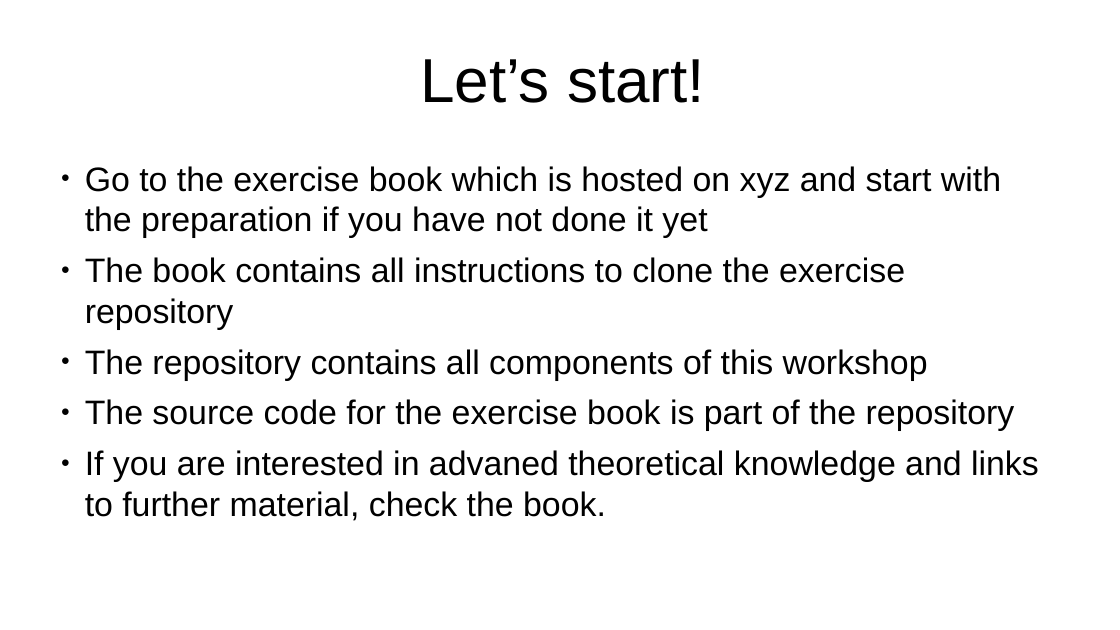
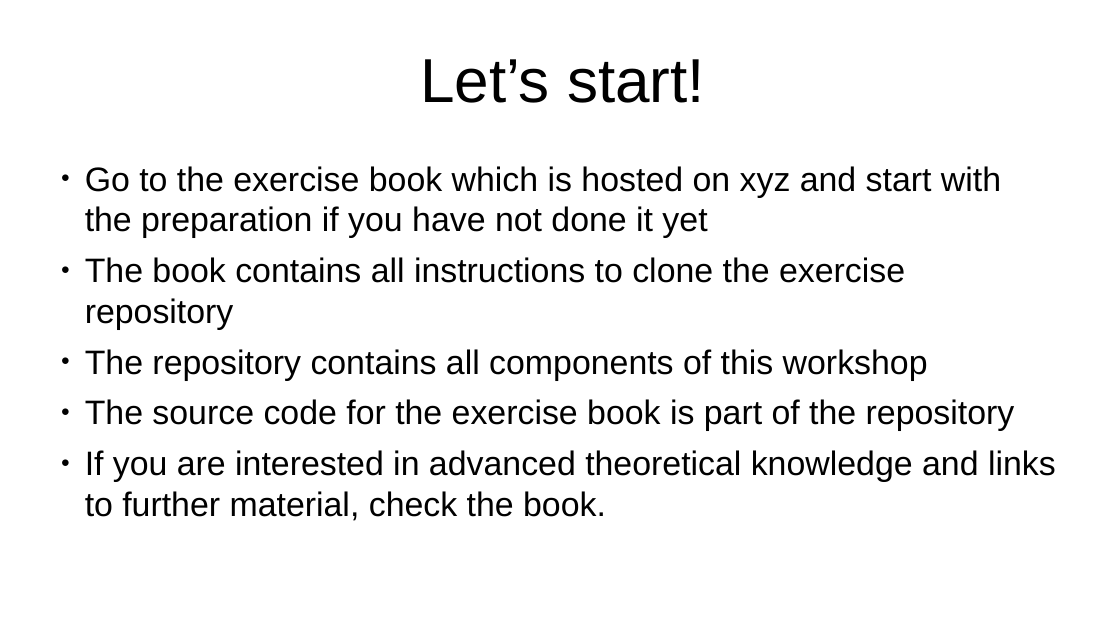
Before and after one commit to us-irs/embedded-rust-workshop, a slide deck: slide 8 of slides/embedded-rust-workshop.odp (slide 7 before the commit). Drawn at 1120x630 pixels with LibreOffice and Linux fonts; fonts in the diff are those of the drawing. Boxes give left, top, right and bottom in pixels: in the first picture for what was removed or moved away, otherwise in the second. Text is boxed around its words. In the diff, an @@ line names an element or a change of style, - is before the commit and + after.

```diff
--- a/slides/embedded-rust-workshop.odp
+++ b/slides/embedded-rust-workshop.odp
@@ text at bbox=[85, 450, 1056, 521]: text changed @@
-● If you are interested in advaned theoretical knowledge and links to further material, check the book.
+● If you are interested in advanced theoretical knowledge and links to further material, check the book.
```
Also in this commit, not shown: 3 other slides changed, 1 slide added, 10 other files.
